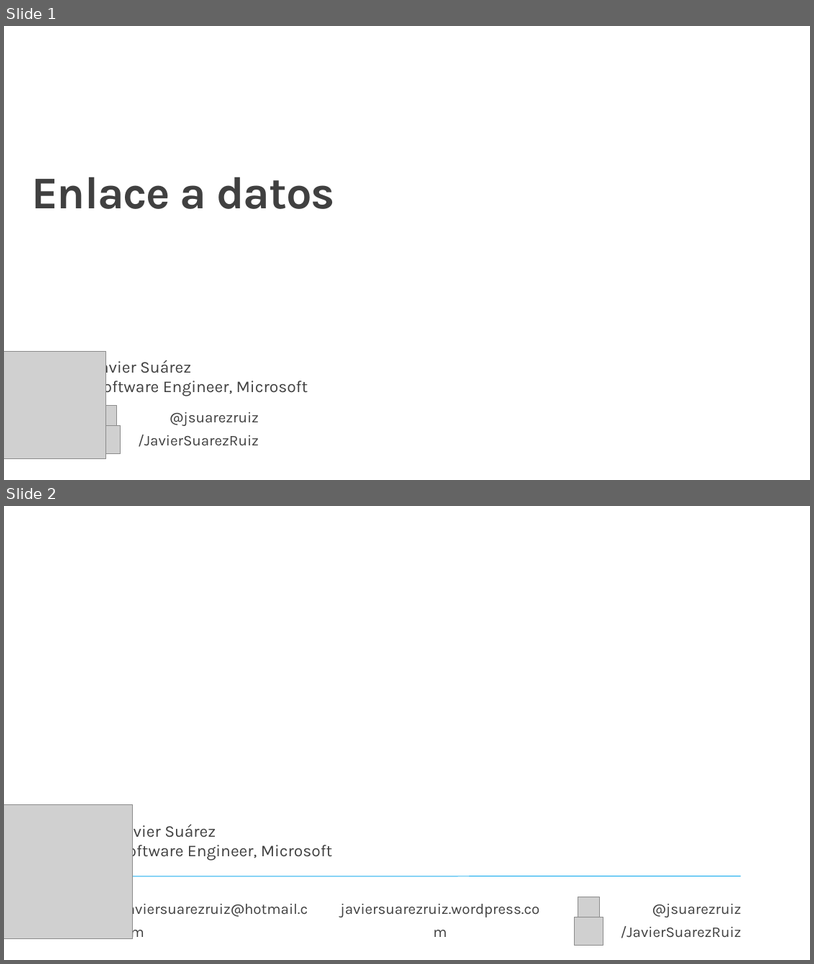
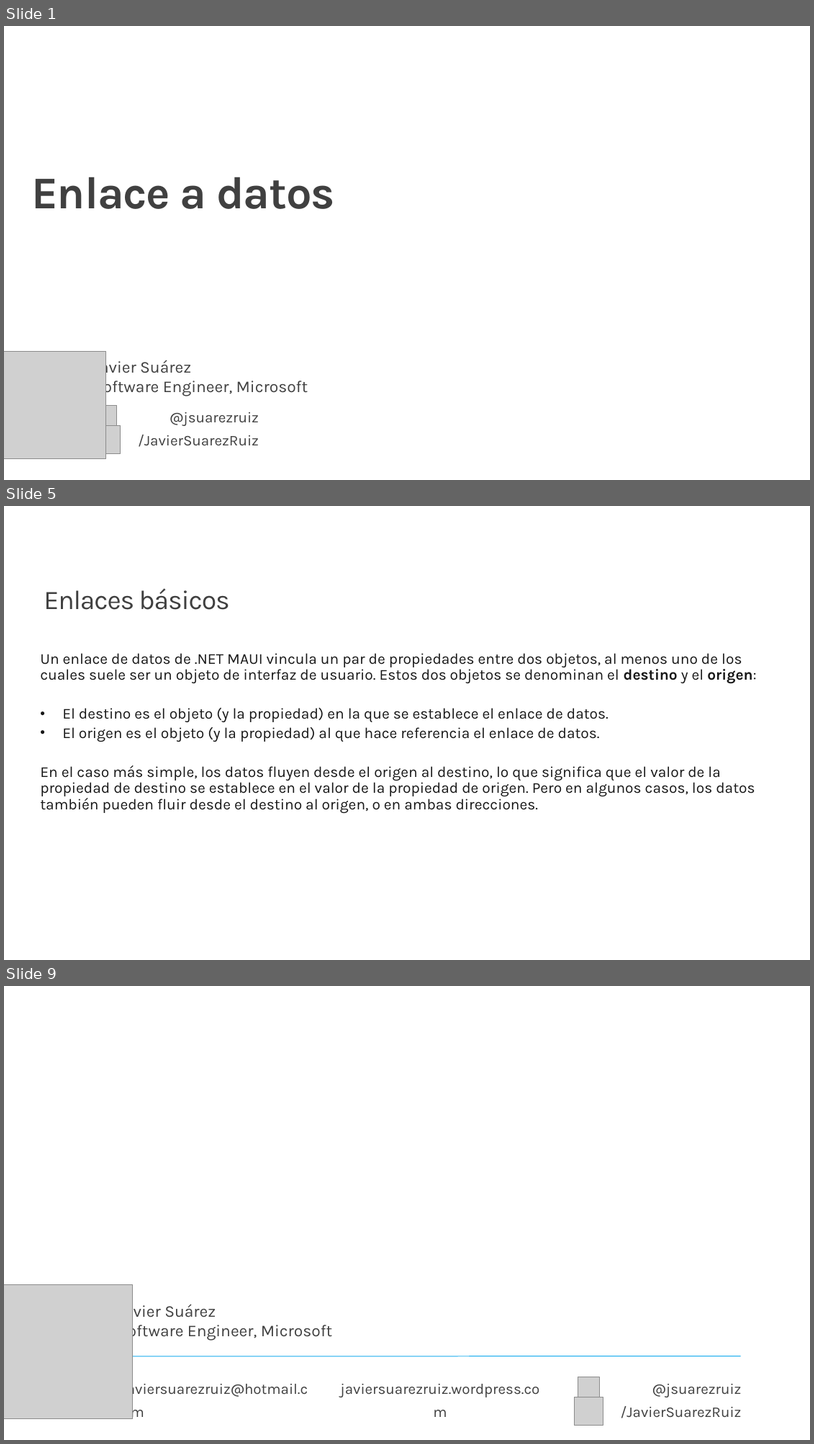
Before and after one commit to jsuarezruiz/taller-dotnet-maui, a slide deck: Bloque 6 - MVVM/Taller19 - DataBinding.pptx. Shown one above the other, each under a label of ours: slides 1 and 2 before the commit, slides 1, 5 and 9 after it; the slides between them are not shown. The pictures are 814x964 and 814x1444 pixels, drawn with LibreOffice and Linux fonts; fonts in the diff are those of the drawing; grey boxes stand for pictures; background and template pictures are left out. Boxes give left, top, right and bottom in pixels: in the first picture for what was removed or moved away, otherwise in the second. Text is boxed around its words. In the diff, an @@ line names an element or a change of style, - is before the commit and + after.

```diff
--- a/Bloque 6 - MVVM/Taller19 - DataBinding.pptx
+++ b/Bloque 6 - MVVM/Taller19 - DataBinding.pptx
@@ slide 5 added at (4,506,810,960), background #FFFFFF @@
@@ title added at (44,588,230,610), 32 pt, text #404040 @@
+Enlaces básicos
@@ text added at (40,653,756,813), 18 pt, text #171717 @@
+Un enlace de datos de .NET MAUI vincula un par de propiedades entre dos objetos, al menos uno de los cuales suele ser un objeto de interfaz de usuario. Estos dos objetos se denominan el destino y el origen:
+• El destino es el objeto (y la propiedad) en la que se establece el enlace de datos.
+• El origen es el objeto (y la propiedad) al que hace referencia el enlace de datos.
+En el caso más simple, los datos fluyen desde el origen al destino, lo que significa que el valor de la propiedad de destino se establece en el valor de la propiedad de origen. Pero en algunos casos, los datos también pueden fluir desde el destino al origen, o en ambas direcciones.
@@ what was slide 2 is now slide 9 @@
```
Also in this commit, not shown: 6 other slides added, 3 other files.
